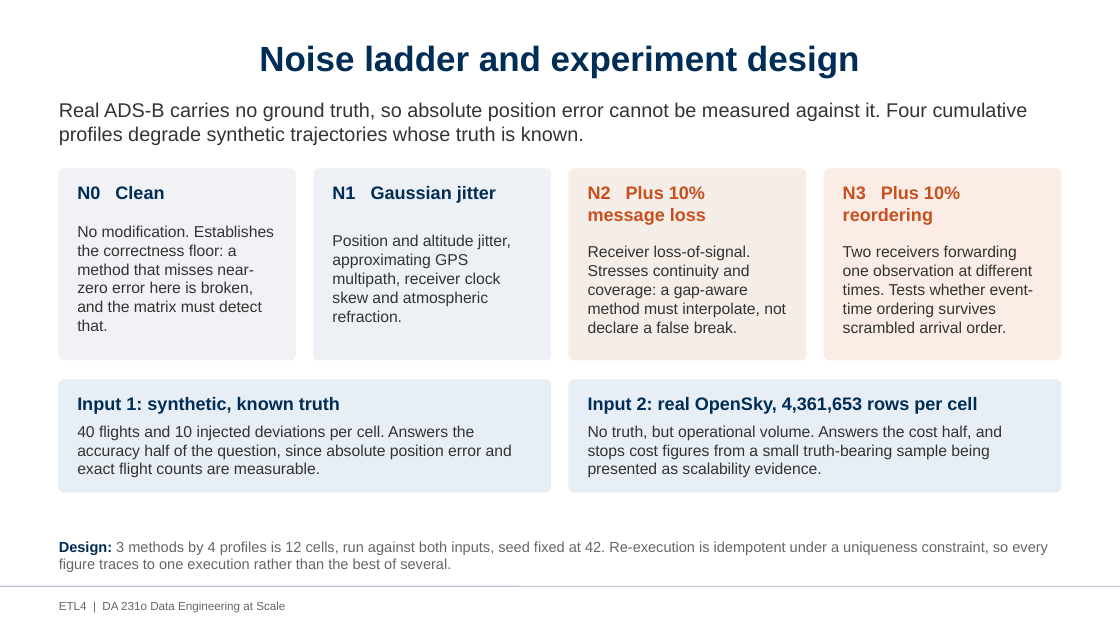
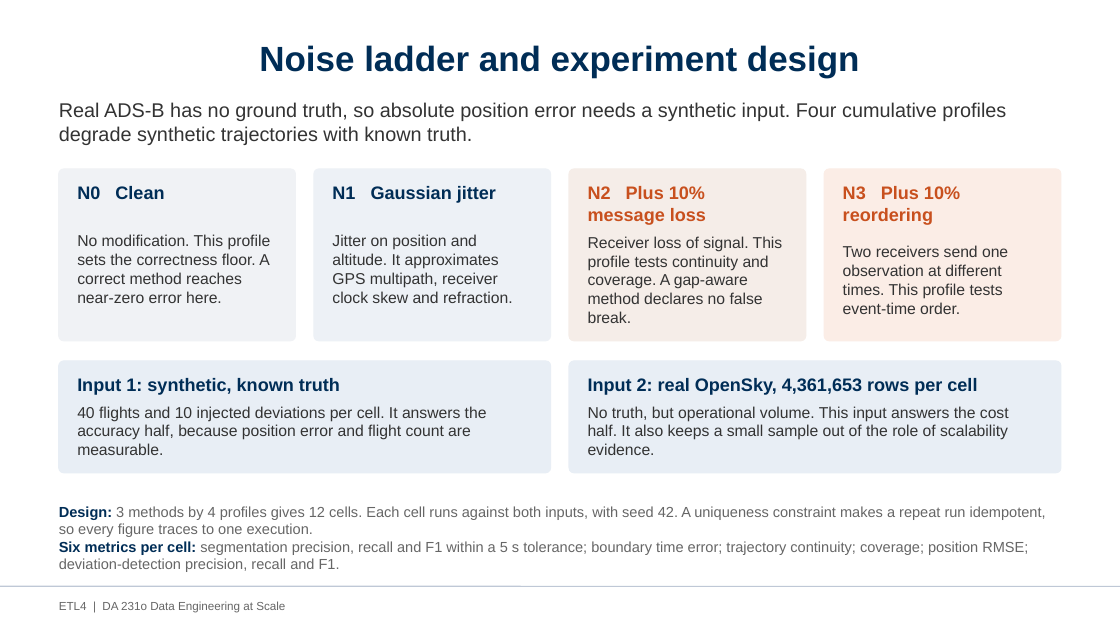
Before and after one commit to AvinashKompalli/Clean-Flight-Paths-from-Noisy-Aircraft-Data-at-Scale, a slide deck: slide 11 of etl4/docs/ETL4_Project_Presentation.pptx (slide 10 before the commit). Drawn at 1120x630 pixels with LibreOffice and Linux fonts; fonts in the diff are those of the drawing. Boxes give left, top, right and bottom in pixels: in the first picture for what was removed or moved away, otherwise in the second. Text is boxed around its words. In the diff, an @@ line names an element or a change of style, - is before the commit and + after.

```diff
--- a/etl4/docs/ETL4_Project_Presentation.pptx
+++ b/etl4/docs/ETL4_Project_Presentation.pptx
@@ text at [59, 102, 1006, 145]: text changed @@
-Real ADS-B carries no ground truth, so absolute position error cannot be measured against it. Four cumulative profiles degrade synthetic trajectories whose truth is known.
+Real ADS-B has no ground truth, so absolute position error needs a synthetic input. Four cumulative profiles degrade synthetic trajectories with known truth.
@@ rounded rectangle: place and size @@
-rounded rectangle at [59, 169, 296, 360]
+rounded rectangle at [59, 169, 296, 341]
@@ rounded rectangle: place and size @@
-rounded rectangle at [314, 169, 551, 360]
+rounded rectangle at [314, 169, 551, 341]
@@ rounded rectangle: place and size @@
-rounded rectangle at [570, 169, 807, 360]
+rounded rectangle at [570, 169, 807, 341]
@@ proportions changed in 4 elements at [59, 169, 296, 341], [314, 169, 551, 341], [570, 169, 807, 341], [824, 169, 1061, 341] @@
@@ rounded rectangle: place and size @@
-rounded rectangle at [824, 169, 1061, 360]
+rounded rectangle at [824, 169, 1061, 341]
@@ text at [77, 234, 271, 303]: text changed @@
-No modification. Establishes the correctness floor: a method that misses near-zero error here is broken, and the matrix must detect that.
+No modification. This profile sets the correctness floor. A correct method reaches near-zero error here.
@@ text at [332, 234, 513, 303]: text changed @@
-Position and altitude jitter, approximating GPS multipath, receiver clock skew and atmospheric refraction.
+Jitter on position and altitude. It approximates GPS multipath, receiver clock skew and refraction.
@@ text at [588, 236, 783, 323]: text changed @@
-Receiver loss-of-signal. Stresses continuity and coverage: a gap-aware method must interpolate, not declare a false break.
+Receiver loss of signal. This profile tests continuity and coverage. A gap-aware method declares no false break.
@@ text at [843, 245, 1008, 314]: text changed @@
-Two receivers forwarding one observation at different times. Tests whether event-time ordering survives scrambled arrival order.
+Two receivers send one observation at different times. This profile tests event-time order.
@@ 2 texts, 2 rounded rectangles: place and size @@
-2 texts, 2 rounded rectangles at [59, 380, 1062, 492]
+2 texts, 2 rounded rectangles at [59, 361, 1062, 473]
@@ text at [77, 406, 487, 455]: text changed @@
-40 flights and 10 injected deviations per cell. Answers the accuracy half of the question, since absolute position error and exact flight counts are measurable.
+40 flights and 10 injected deviations per cell. It answers the accuracy half, because position error and flight count are measurable.
@@ text at [588, 406, 1009, 455]: text changed @@
-No truth, but operational volume. Answers the cost half, and stops cost figures from a small truth-bearing sample being presented as scalability evidence.
+No truth, but operational volume. This input answers the cost half. It also keeps a small sample out of the role of scalability evidence.
@@ text at [59, 506, 1046, 572]: text changed @@
-Design: 3 methods by 4 profiles is 12 cells, run against both inputs, seed fixed at 42. Re-execution is idempotent under a uniqueness constraint, so every figure traces to one execution rather than the best of several.
+Design: 3 methods by 4 profiles gives 12 cells. Each cell runs against both inputs, with seed 42. A uniqueness constraint makes a repeat run idempotent, so every figure traces to one execution.
+Six metrics per cell: segmentation precision, recall and F1 within a 5 s tolerance; boundary time error; trajectory continuity; coverage; position RMSE; deviation-detection precision, recall and F1.
```
Also in this commit, not shown: 14 other slides changed, 3 slides added, 1 slide removed, 1 other file.
